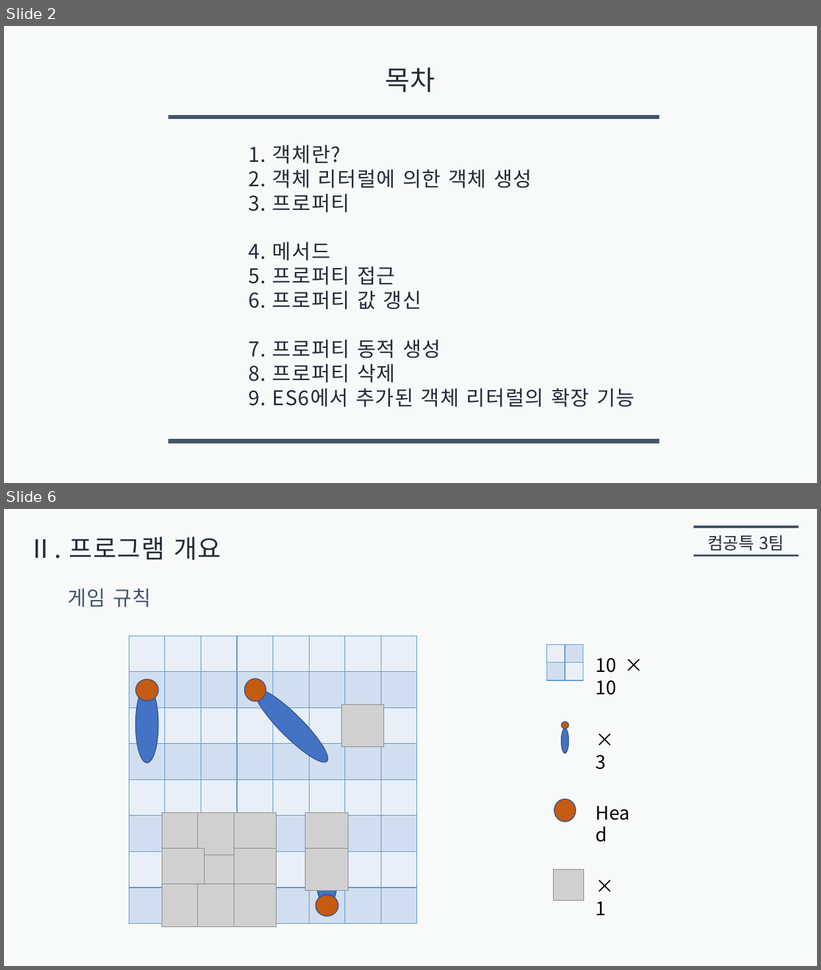
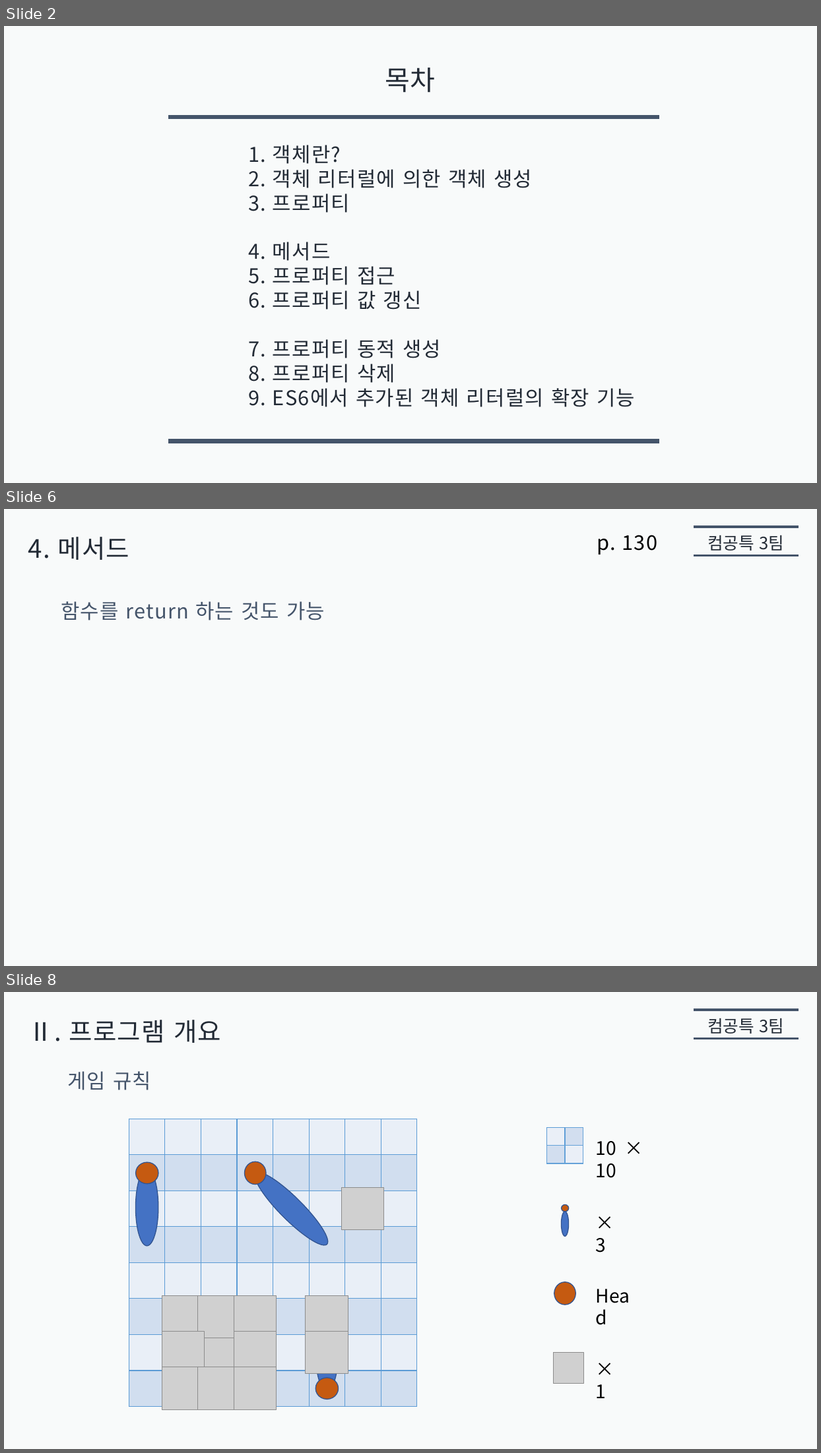
Before and after one commit to jaehoo1/Modern-JavaScript-Deep-Dive, a slide deck: 05. 객체 리터럴/presentation5/jaehoo1/객체_리터럴.pptx. Shown one above the other, each under a label of ours: slides 2 and 6 before the commit, slides 2, 6 and 8 after it; the slides between them are not shown. The pictures are 821x970 and 821x1453 pixels, drawn with LibreOffice and Linux fonts; fonts in the diff are those of the drawing; grey boxes stand for pictures. Boxes give left, top, right and bottom in pixels: in the first picture for what was removed or moved away, otherwise in the second. Text is boxed around its words. In the diff, an @@ line names an element or a change of style, - is before the commit and + after.

```diff
--- a/05. 객체 리터럴/presentation5/jaehoo1/객체_리터럴.pptx
+++ b/05. 객체 리터럴/presentation5/jaehoo1/객체_리터럴.pptx
@@ slide 6 added at (x1=4, y1=509, x2=817, y2=966), background #F8FAFA @@
@@ line added from (694, 527) to (799, 527), #44546A 2.75 pt @@
@@ text added at (x1=28, y1=537, x2=130, y2=560), 30 pt, text #222A35 @@
+4. 메서드
@@ text added at (x1=597, y1=535, x2=658, y2=555), 24 pt, text #000000 @@
+p. 130
@@ text added at (x1=708, y1=535, x2=784, y2=551), 20 pt, text #222A35 @@
+컴공특 3팀
@@ line added from (694, 555) to (799, 555), #44546A 2.75 pt @@
@@ text added at (x1=61, y1=601, x2=325, y2=621), 24 pt, text #44546A @@
+함수를 return 하는 것도 가능
@@ what was slide 6 is now slide 8 @@
```
Also in this commit, not shown: 2 slides changed, 1 other slide added, 1 other file.
